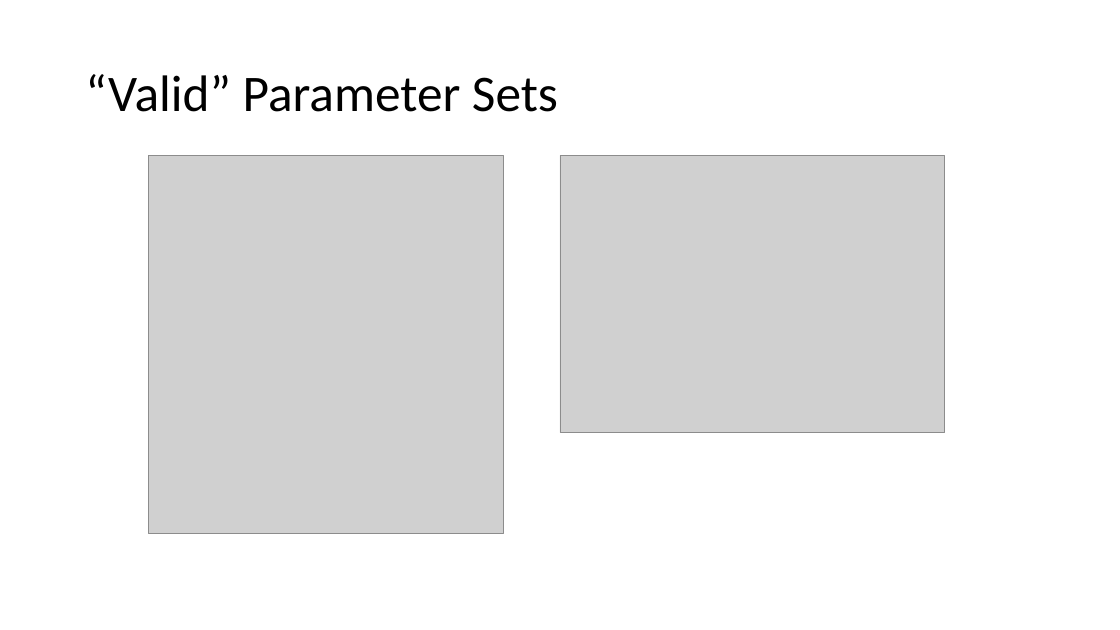
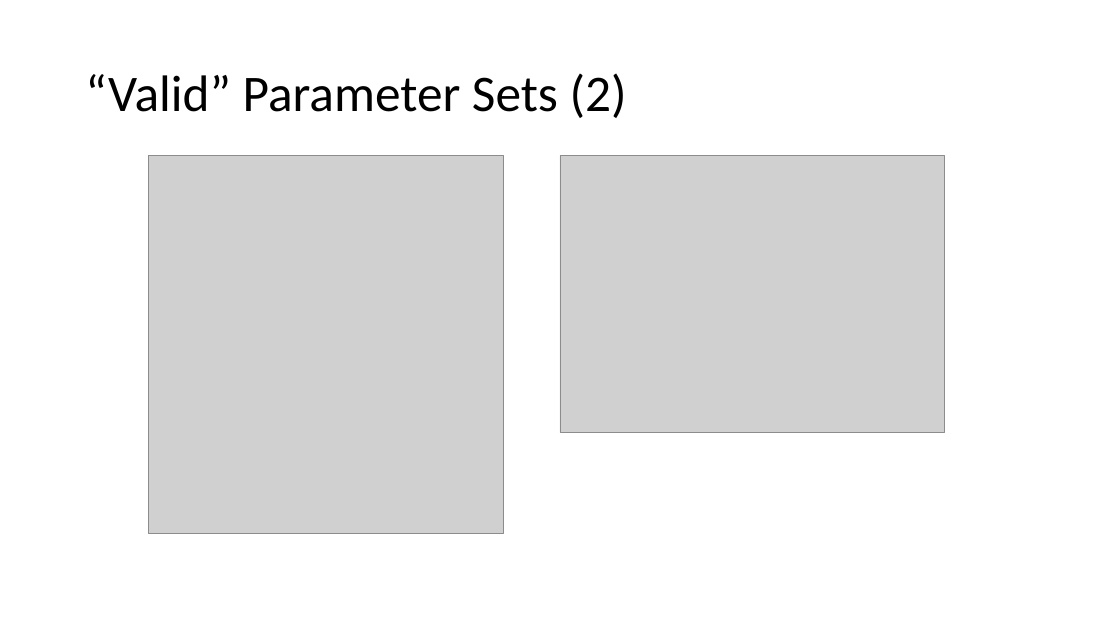
Before and after one commit to BethSavagar/demographic_model_1, a slide deck: slide 12 of presentations/profile-validation/lesnoff.pptx (slide 10 before the commit). Drawn at 1120x630 pixels with LibreOffice and Linux fonts; fonts in the diff are those of the drawing; grey boxes stand for pictures. Boxes give left, top, right and bottom in pixels: in the first picture for what was removed or moved away, otherwise in the second. Text is boxed around its words. In the diff, an @@ line names an element or a change of style, - is before the commit and + after.

```diff
--- a/presentations/profile-validation/lesnoff.pptx
+++ b/presentations/profile-validation/lesnoff.pptx
@@ title at [85, 73, 627, 118]: text changed @@
-“Valid” Parameter Sets
+“Valid” Parameter Sets (2)
```
Also in this commit, not shown: 2 other slides changed, 4 slides added, 5 other files.
